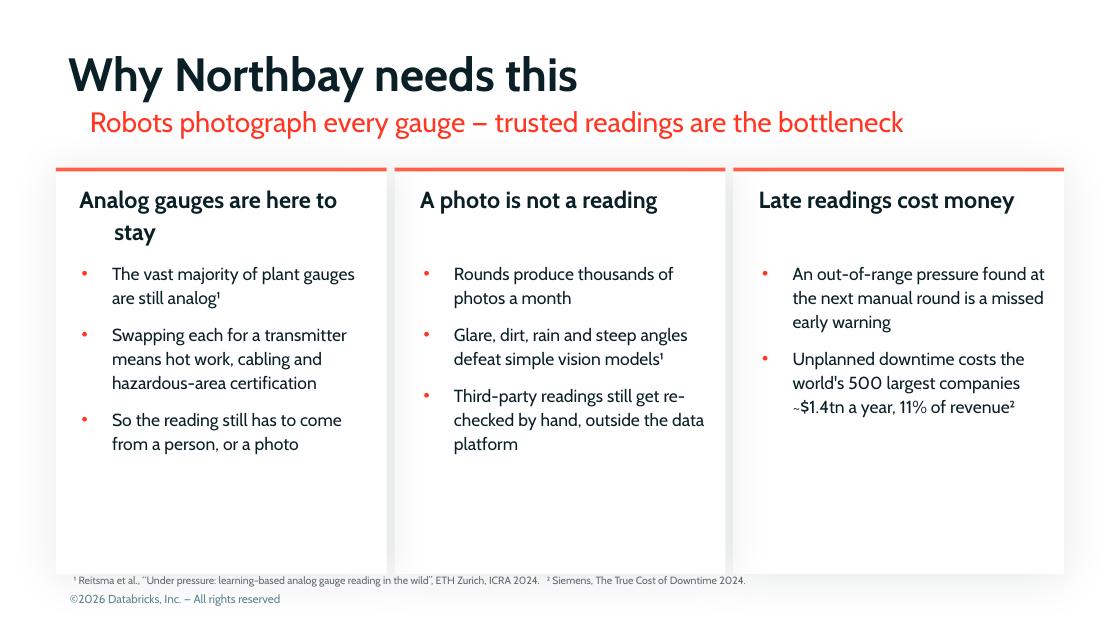
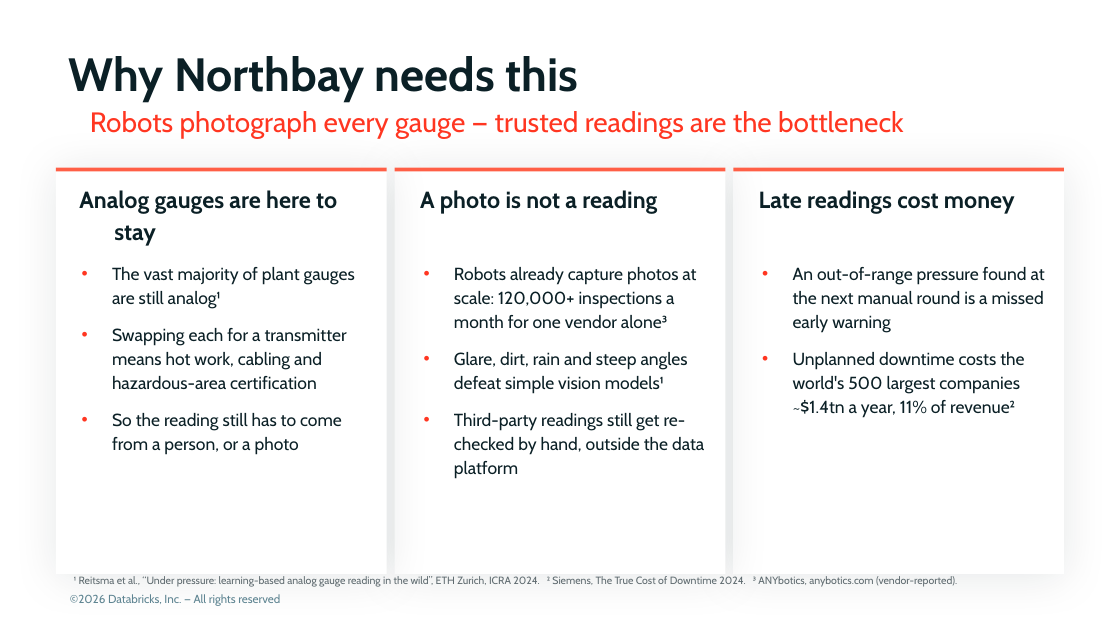
Before and after one commit to admitrewski/pressure-gauge-reader, a slide deck: slide 4 of deck/pressure-gauge-reader.pptx (slide 3 before the commit). Drawn at 1120x630 pixels with LibreOffice and Linux fonts; fonts in the diff are those of the drawing; background and template pictures are left out. Boxes give left, top, right and bottom in pixels: in the first picture for what was removed or moved away, otherwise in the second. Text is boxed around its words. In the diff, an @@ line names an element or a change of style, - is before the commit and + after.

```diff
--- a/deck/pressure-gauge-reader.pptx
+++ b/deck/pressure-gauge-reader.pptx
@@ text at bbox=[454, 267, 696, 328]: text changed @@
-• Rounds produce thousands of photos a month
+• Robots already capture photos at scale: 120,000+ inspections a month for one vendor alone³
@@ text at bbox=[74, 576, 957, 587]: text changed @@
-¹ Reitsma et al., “Under pressure: learning-based analog gauge reading in the wild”, ETH Zurich, ICRA 2024. ² Siemens, The True Cost of Downtime 2024.
+¹ Reitsma et al., “Under pressure: learning-based analog gauge reading in the wild”, ETH Zurich, ICRA 2024. ² Siemens, The True Cost of Downtime 2024. ³ ANYbotics, anybotics.com (vendor-reported).
```
Also in this commit, not shown: 3 other slides changed, 5 slides removed, 3 other files.
